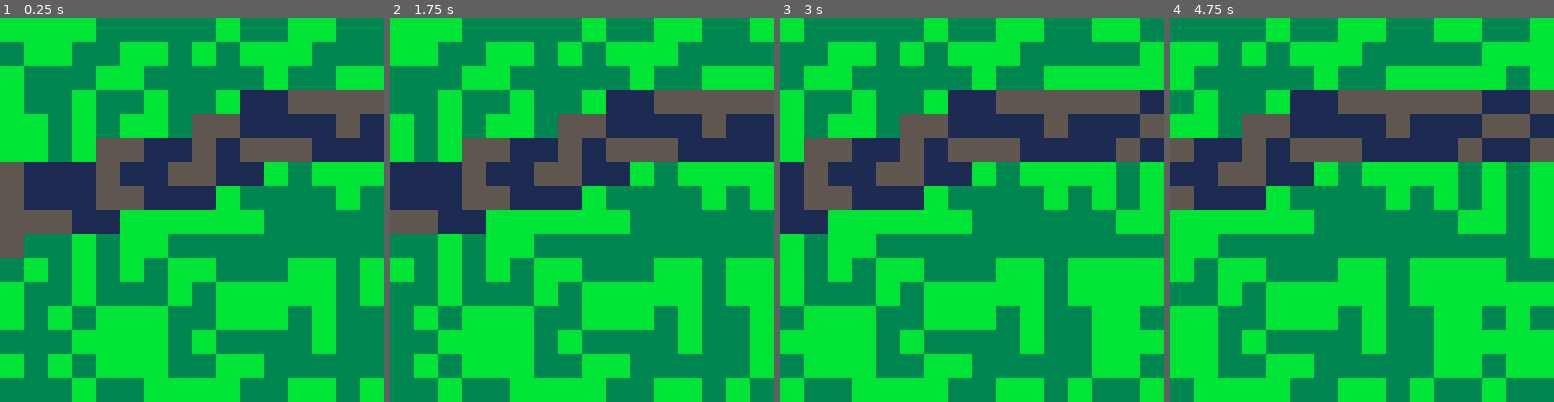
Above: before the commit, frames 1-4 (left to right).
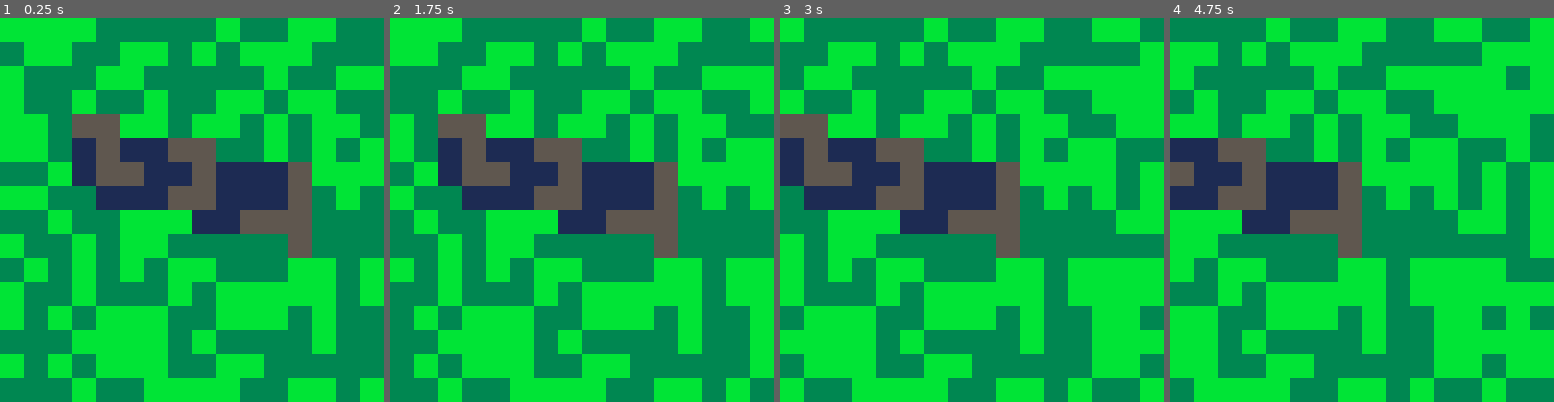
Above: after the commit, the same moments.

Repository: schoblaska/pico-8
Game: PICO-8 cartridge src/drawaroad.p8
Same seed, same stepped clock (60 frames per second), same inputs: the game is played once before the commit and once after it.
Inputs:
- Up to frame 1 (0.25 s): no input
- Up to frame 2 (1.75 s): hold Right from 1.6 s (still down)
- Up to frame 3 (3 s): release Right at 2.1 s; hold Right from 2.47 s (still down)
- Up to frame 4 (4.75 s): release Right at 3.03 s; hold Left 3.08-3.58 s; hold Right 4.02-4.68 s

The runs differ from the first frame. In frame 1, 22% of the frame differs, in the area x 0-100%, y 18-63%; in frame 2, 22%; in frame 3, 22%; in frame 4, 21%.

Commit message:
draw backwards roads

Diff:
--- a/src/drawaroad.p8
+++ b/src/drawaroad.p8
@@ -17,7 +17,7 @@
     end
   end
 
-  draw_a_road()
+  draw_a_road(12, 0, 8, -1)
 end
 
 function _update()
@@ -36,56 +36,56 @@
   end
 end
 
-function draw_a_road()
-  local h = 8
-  local g = 1
+function draw_a_road(sx, sy, w, dx)
+  local height = 8
+  local thickness = 1
 
   -- slope: -1 to +1
-  local s = 0
+  local slope = 0
 
   -- wobble: how many steps to draw before potentially changing direction
-  local w = 4
+  local wobble = 4
 
-  -- bleed: how close do we let the road get to the edge of the screen?
-  local b = 4
+  -- how close do we let the road get to the edge of the screen?
+  local bleed = 4
 
-  for x = 0, 127 do
-    if h < b then
-      h = b
-    elseif h > 15 - b then
-      h = 15 - b
+  for x = sx, sx + dx * w - 1, dx do
+    if height < bleed then
+      height = bleed
+    elseif height > 15 - bleed then
+      height = 15 - bleed
     end
 
-    if x % w == 0 then
-      if h == b then
-        s = 0 + sample({ 0, 0.5, 0.5 })
-      elseif h == 15 - b then
-        s = 0 - sample({ 0, 0.5, 0.5 })
-      elseif s == 0 then
-        s += sample({ -0.25, 0.25 })
+    if x % wobble == 0 then
+      if height == bleed then
+        slope = 0 + sample({ 0, 0.5, 0.5 })
+      elseif height == 15 - bleed then
+        slope = 0 - sample({ 0, 0.5, 0.5 })
+      elseif slope == 0 then
+        slope += sample({ -0.25, 0.25 })
       else
-        s += sample({ 0, 0, -0.25, 0.25 })
+        slope += sample({ 0, 0, -0.25, 0.25 })
       end
     end
 
-    if s > 1 then
-      s = 1
-    elseif s < -1 then
-      s = -1
+    if slope > 1 then
+      slope = 1
+    elseif slope < -1 then
+      slope = -1
     end
 
     -- draw an extra road tile whenever height changes
     -- without it, the road looks narrow on steeper slopes
-    if flr(h + s) > flr(h) then
-      mset(x, flr(h - g), sample(sprites.road))
-    elseif flr(h + s) < flr(h) then
-      mset(x, flr(h + g), sample(sprites.road))
+    if flr(height + slope) > flr(height) then
+      mset(x, sy + flr(height - thickness), sample(sprites.road))
+    elseif flr(height + slope) < flr(height) then
+      mset(x, sy + flr(height + thickness), sample(sprites.road))
     end
 
-    h += s
+    height += slope
 
-    for yoff = -g, g do
-      mset(x, flr(h + yoff), sample(sprites.road))
+    for yoff = -thickness, thickness do
+      mset(x, sy + flr(height + yoff), sample(sprites.road))
     end
   end
 end
